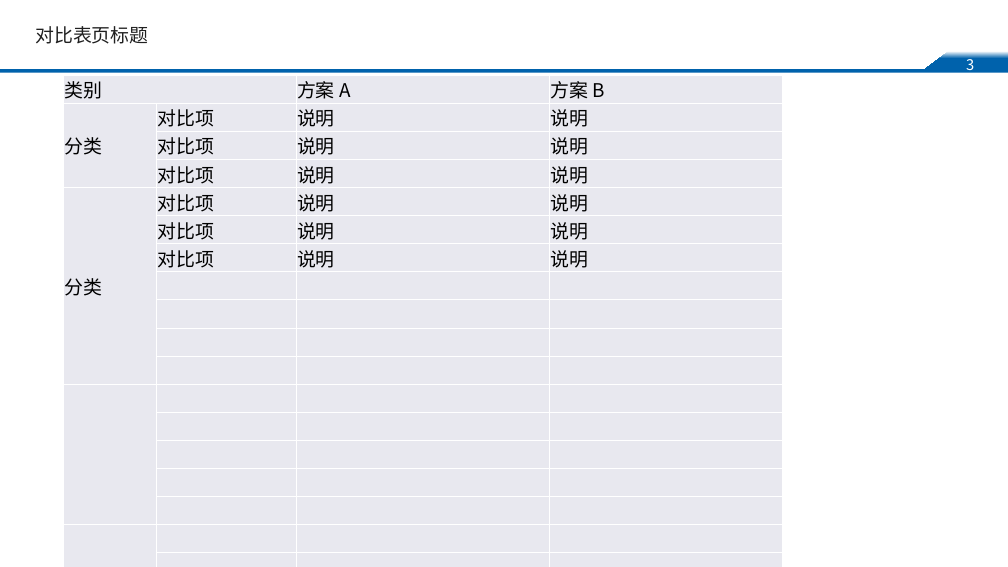
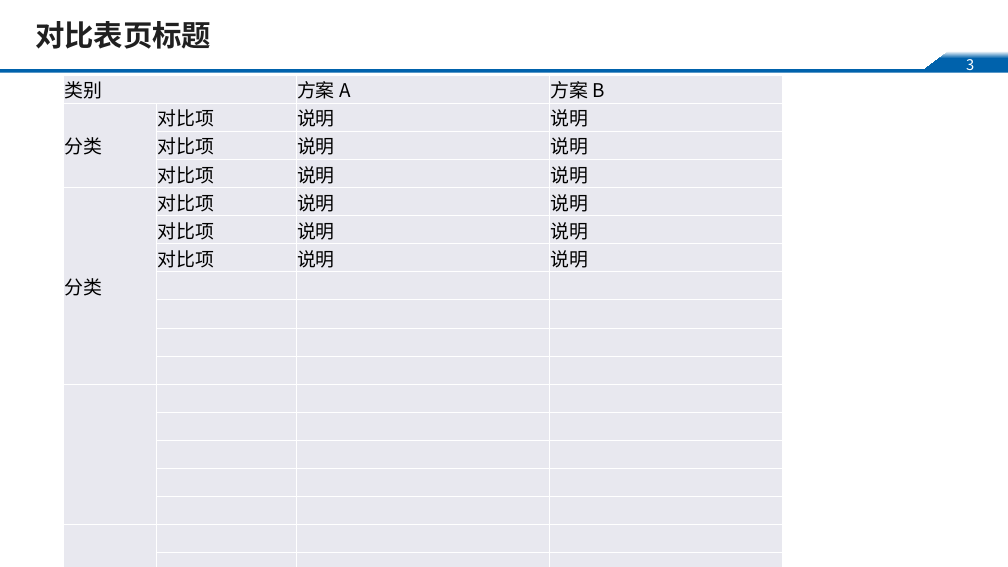
Before and after one commit to glm1024/idtpptx, a slide deck: slide 4 of assets/templates/inspur-pragmatic-template-v1.pptx. Drawn at 1008x567 pixels with LibreOffice and Linux fonts; fonts in the diff are those of the drawing; background and template pictures are left out. Boxes give left, top, right and bottom in pixels: in the first picture for what was removed or moved away, otherwise in the second. Text is boxed around its words. In the diff, an @@ line names an element or a change of style, - is before the commit and + after.

Commit message:
fix: clean ppt title placeholders

```diff
--- a/assets/templates/inspur-pragmatic-template-v1.pptx
+++ b/assets/templates/inspur-pragmatic-template-v1.pptx
@@ title "对比表页标题" at <box>35,21,211,49</box>: size 18 to 28 pt, bold on @@
```
Also in this commit, not shown: 6 other slides changed, 11 other files.
